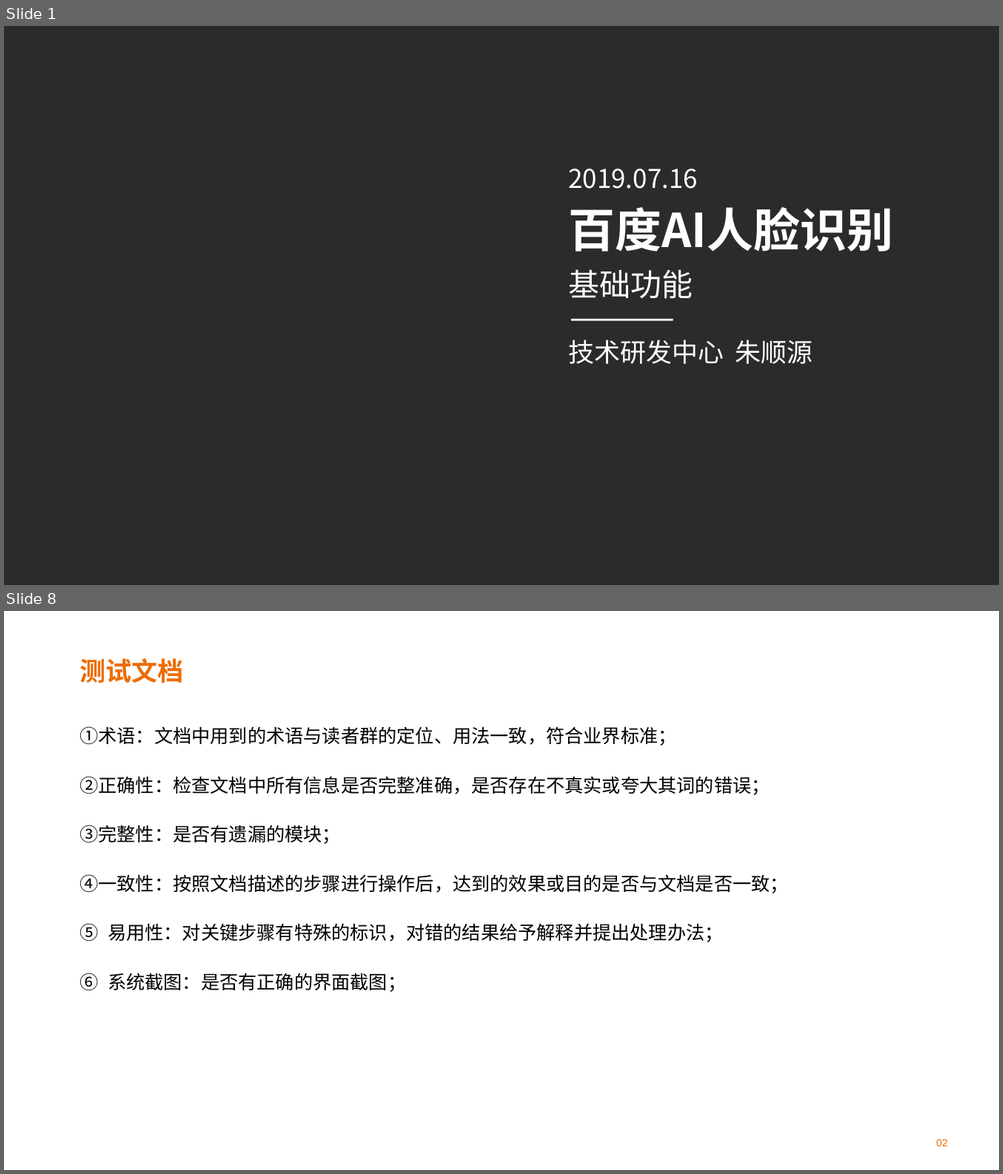
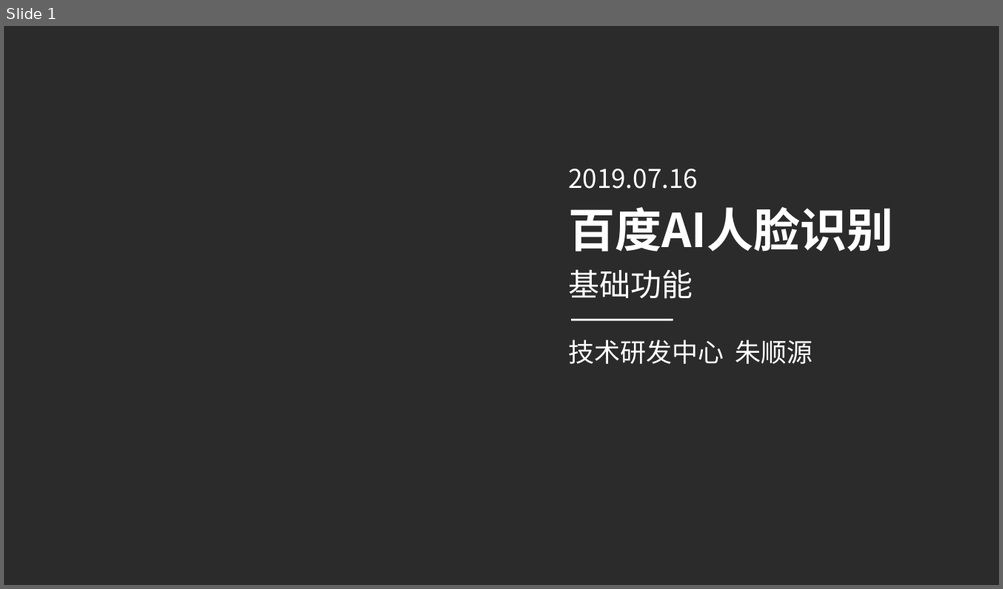
Before and after one commit to XiuyeXYE/BaiDuAI, a slide deck: BaiduAI.pptx. Shown one above the other, each under a label of ours: slides 1 and 8 before the commit, slide 1 after it; the slides between them are not shown. The pictures are 1003x1174 and 1003x589 pixels, drawn with LibreOffice and Linux fonts; fonts in the diff are those of the drawing; background and template pictures are left out; a plain dark background stands for a picture behind light text. Boxes give left, top, right and bottom in pixels: in the first picture for what was removed or moved away, otherwise in the second. Text is boxed around its words. In the diff, an @@ line names an element or a change of style, - is before the commit and + after.

```diff
--- a/BaiduAI.pptx
+++ b/BaiduAI.pptx
@@ slide 8 removed at bbox=[4, 611, 999, 1170], background picture (left out) @@
@@ title removed at bbox=[79, 658, 183, 683] @@
-测试文档
@@ text removed at bbox=[79, 726, 788, 992] @@
-①术语：文档中用到的术语与读者群的定位、用法一致，符合业界标准；
-②正确性：检查文档中所有信息是否完整准确，是否存在不真实或夸大其词的错误；
-③完整性：是否有遗漏的模块；
-④一致性：按照文档描述的步骤进行操作后，达到的效果或目的是否与文档是否一致；
-5. 易用性：对关键步骤有特殊的标识，对错的结果给予解释并提出处理办法；
-6. 系统截图：是否有正确的界面截图；
@@ text removed at bbox=[936, 1139, 948, 1147] @@
-02
```
Also in this commit, not shown: 6 slides changed, 7 slides added, 4 other slides removed, 5 other files.
